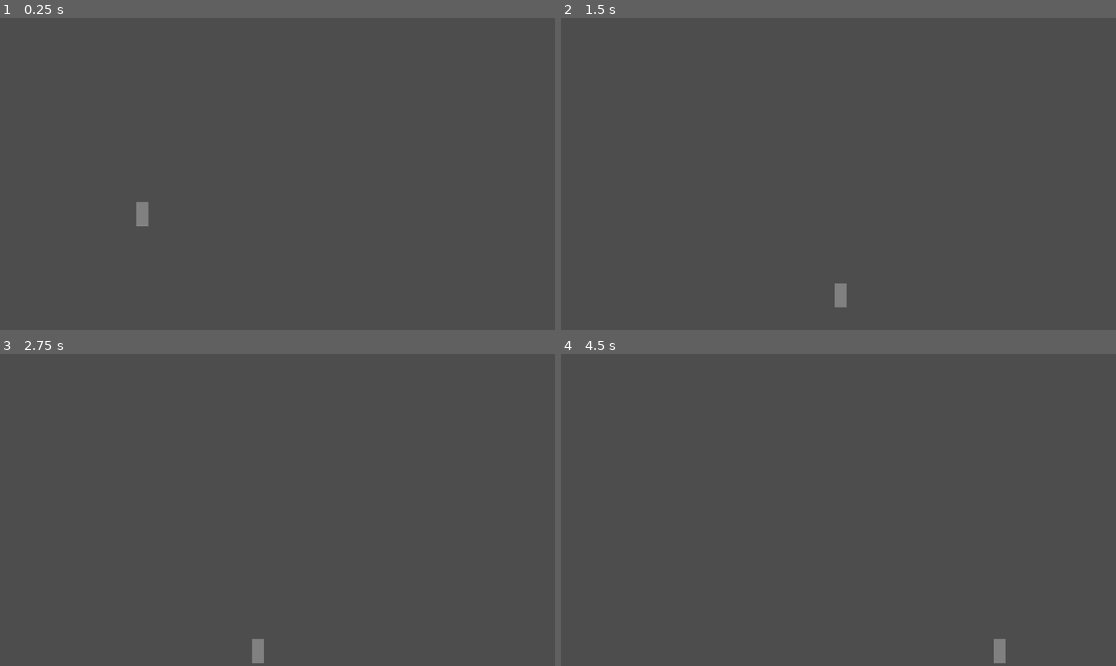
Above: before the commit, frames 1-4 (two rows, left to right).
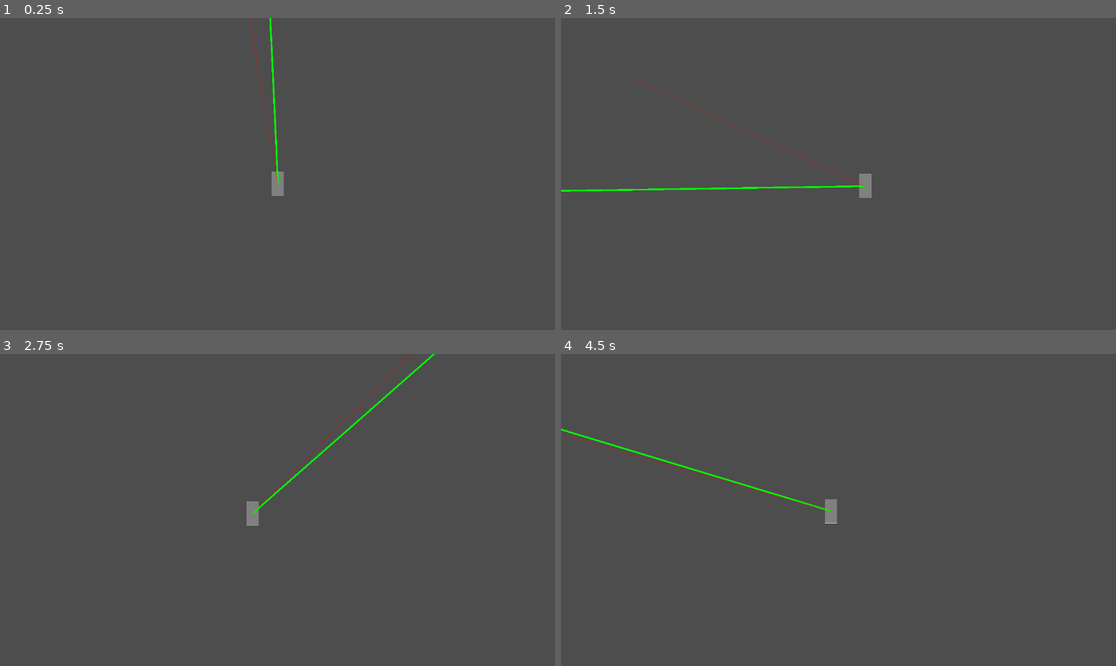
Above: after the commit, the same moments.

Repository: 25luve/Ragebait
Game: Godot game, scene res://testingscene.tscn
The game is run twice, just before and just after one commit, with the same random seed, the same clock (stepped at 60 frames per second) and the same inputs. The project has no main scene, so this scene is started directly.
Inputs (mouse positions are in pixels of both pictures, inside the frame that each line leads up to):
- Up to frame 1 (0.25 s): no input
- Up to frame 2 (1.5 s): move the mouse to (960, 158) at 0.52 s; hold D (move_right) from 0.53 s (still down); tap W (move_up) at 0.77 s; move the mouse to (727, 189) at 1.27 s
- Up to frame 3 (2.75 s): tap W (move_up) at 1.52 s; move the mouse to (333, 441) at 2.02 s; release D (move_right) at 2.03 s; hold A (move_left) from 2.03 s (still down)
- Up to frame 4 (4.5 s): move the mouse to (810, 572) at 2.77 s; release A (move_left) at 2.78 s; hold D (move_right) 2.78-4.28 s; tap W (move_up) at 3.02, 3.77 s; move the mouse to (1005, 556) at 3.52 s; move the mouse to (672, 463) at 4.27 s; hold A (move_left) from 4.28 s (still down)

The runs differ from the first frame. In frame 1, 0.6% of the frame differs, in the area x 24-52%, y 0-67%; in frame 2, 0.8%, in the area x 0-56%, y 19-93%; in frame 3, 0.7%; in frame 4, 0.8%.

Commit message:
adding raycasting line

Diff:
--- /dev/null
+++ b/new_script.gd
@@ -0,0 +1,37 @@
+extends CharacterBody2D
+var line: Line2D
+var ray: RayCast2D
+
+# Called when the node enters the scene tree for the first time.
+func _ready():
+	ray=RayCast2D.new()
+	add_child(ray)#Creates the RayCast line via code instead of using the editor
+	ray.enabled=true#Activates the RayCast(needed beacause its crated via the code instead)
+	ray.exclude_parent=true#Disables collision with the parentnode
+
+	line=Line2D.new()
+	add_child(line)#Creates the Line via code instead of using the editor
+	line.width=2.0
+	line.default_color=Color.RED
+	line.z_index=10
+
+# Called every frame. 'delta' is the elapsed time since the previous frame.
+func _process(_delta):
+	var direction=(get_global_mouse_position()-global_position).normalized()
+	var lenght=500.0
+	ray.target_position=direction*lenght
+	ray.force_raycast_update()
+
+	var endpoint: Vector2
+	if ray.is_colliding():
+		endpoint=ray.get_collision_point()
+	else:
+		endpoint=global_position+direction*lenght
+
+	line.clear_points()
+	line.add_point(Vector2.ZERO)
+	line.add_point(to_local(endpoint))
+
+	print("collision: ", ray.is_colliding())
+	print("end point: ", endpoint)
+	print("line: ", line.get_point_count())
--- /dev/null
+++ b/not_used.gd
@@ -0,0 +1,37 @@
+extends CharacterBody2D
+var line: Line2D
+var ray: RayCast2D
+
+# Called when the node enters the scene tree for the first time.
+func _ready():
+	ray=RayCast2D.new()
+	add_child(ray)#Creates the RayCast line via code instead of using the editor
+	ray.enabled=true#Activates the RayCast(needed beacause its crated via the code instead)
+	ray.exclude_parent=true#Disables collision with the parentnode
+
+	line=Line2D.new()
+	add_child(line)#Creates the Line via code instead of using the editor
+	line.width=2.0
+	line.default_color=Color.RED
+	line.z_index=10
+
+# Called every frame. 'delta' is the elapsed time since the previous frame.
+func _process(_delta):
+	var direction=(get_global_mouse_position()-global_position).normalized()
+	var lenght=500.0
+	ray.target_position=direction*lenght
+	ray.force_raycast_update()
+
+	var endpoint: Vector2
+	if ray.is_colliding():
+		endpoint=ray.get_collision_point()
+	else:
+		endpoint=global_position+direction*lenght
+
+	line.clear_points()
+	line.add_point(Vector2.ZERO)
+	line.add_point(to_local(endpoint))
+
+	print("collision: ", ray.is_colliding())
+	print("end point: ", endpoint)
+	print("line: ", line.get_point_count())
--- /dev/null
+++ b/not_used2.gd
@@ -0,0 +1,16 @@
+extends CharacterBody2D
+var line: Line2D
+
+# Called when the node enters the scene tree for the first time.
+func _ready():
+	line = Line2D.new()
+	add_child(line)
+	line.width = 5.0
+	line.default_color = Color.RED
+	line.add_point(Vector2(0, 0))
+	line.add_point(Vector2(100, 0))
+
+
+# Called every frame. 'delta' is the elapsed time since the previous frame.
+func _process(_delta: float) -> void:
+	pass
--- a/player.gd
+++ b/player.gd
@@ -4,6 +4,10 @@
 const SPEED = 300.0
 const JUMP_VELOCITY = -400.0
 
+var line: Line2D
+var ray: RayCast2D
+var line2: Line2D
+var slow_line: Vector2
 
 func _physics_process(delta: float) -> void:
 	# Add the gravity.
@@ -23,3 +27,48 @@
 		velocity.x = move_toward(velocity.x, 0, SPEED)
 
 	move_and_slide()
+
+# Called when the node enters the scene tree for the first time.
+func _ready():
+	ray=RayCast2D.new()
+	add_child(ray)#Creates the RayCast line via code instead of using the editor
+	ray.enabled=true#Activates the RayCast(needed beacause its crated via the code instead)
+	ray.exclude_parent=true#Disables collision with the parentnode
+
+	line=Line2D.new()
+	add_child(line)#Creates the Line via code instead of using the editor
+	line.width=3.5
+	line.default_color=Color(0,1,0,1)
+
+	line2=Line2D.new()
+	add_child(line2)
+	line2.width=2.0
+	line2.default_color=Color(1,0,0,0.3)
+
+func _process(delta):
+	var direction=(get_global_mouse_position()-global_position).normalized()
+	var lenght=1000.0
+	ray.target_position=direction*lenght
+	ray.force_raycast_update()
+
+	var endpoint: Vector2
+	if ray.is_colliding():
+		endpoint=ray.get_collision_point()
+	else:
+		endpoint=global_position+direction*lenght
+
+	line.clear_points()
+	line.add_point(Vector2.ZERO)#Vector2.ZERO, same as to_local(global_position)
+	line.add_point(to_local(endpoint))
+
+	slow_line=slow_line.lerp(to_local(endpoint),5.0*delta)
+
+	line2.clear_points()
+	line2.add_point(Vector2.ZERO)
+	line2.add_point(slow_line)
+
+	print("collision: ", ray.is_colliding())
+	print("end point: ", endpoint)
+	print("start_point: ", global_position)
+	print("line_points: ", line.get_point_count())
+	print(slow_line)
--- a/player.tscn
+++ b/player.tscn
@@ -21,10 +21,14 @@
 script = ExtResource("1_onrkg")
 
 [node name="AnimatedSprite2D" type="AnimatedSprite2D" parent="." unique_id=43033777]
-position = Vector2(295.5, 378)
+position = Vector2(-0.5000038, 3.8146973e-06)
 scale = Vector2(0.111111075, 0.22222225)
 sprite_frames = SubResource("SpriteFrames_onrkg")
 
 [node name="CollisionShape2D" type="CollisionShape2D" parent="." unique_id=765221796]
-position = Vector2(295.5, 378)
+position = Vector2(-0.5000038, 3.8146973e-06)
 shape = SubResource("RectangleShape2D_i3pqv")
+
+[node name="Camera2D" type="Camera2D" parent="." unique_id=51458703]
+position = Vector2(-1, -1)
+position_smoothing_enabled = true
--- /dev/null
+++ b/testscript.gd
@@ -0,0 +1,16 @@
+extends CharacterBody2D
+var line: Line2D
+
+# Called when the node enters the scene tree for the first time.
+func _ready():
+	line = Line2D.new()
+	add_child(line)
+	line.width = 5.0
+	line.default_color = Color.RED
+	line.add_point(Vector2(0, 0))
+	line.add_point(Vector2(100, 0))
+
+
+# Called every frame. 'delta' is the elapsed time since the previous frame.
+func _process(_delta: float) -> void:
+	pass
Not shown, added: new_script.gd.uid
Not shown, added: not_used.gd.uid
Not shown, added: not_used2.gd.uid
Not shown, added: testscript.gd.uid
